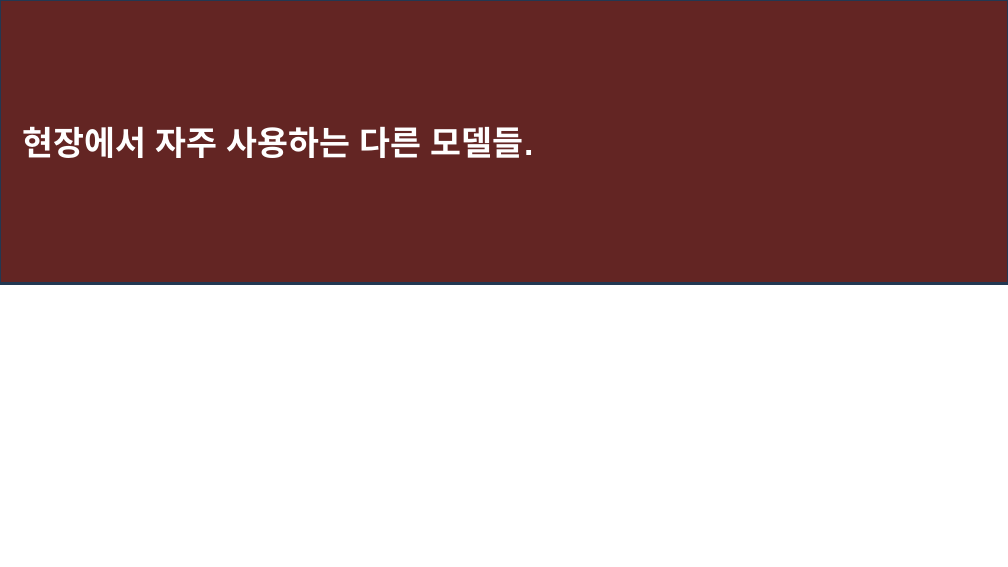
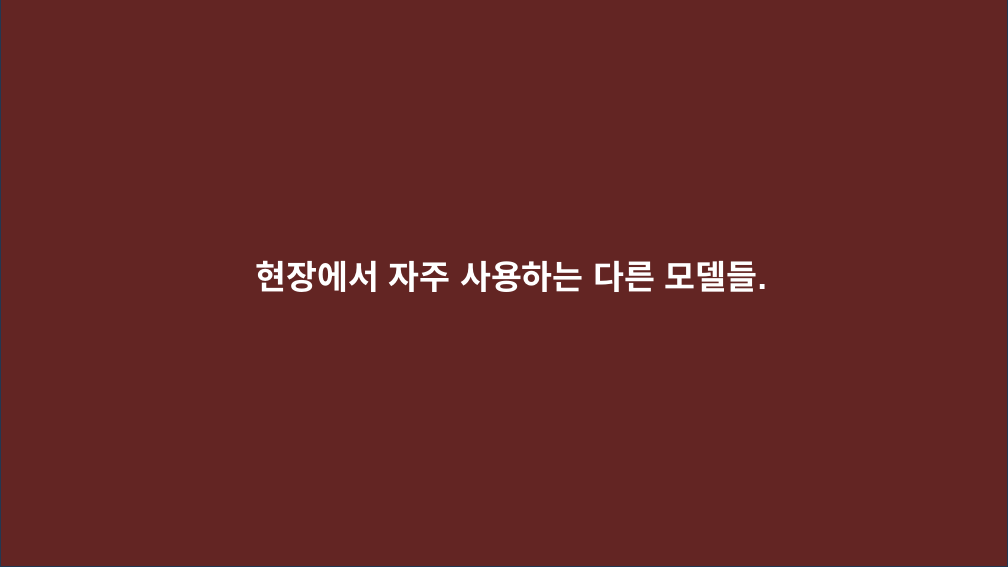
Before and after one commit to heartcom/Linux-Program, a slide deck: slide 94 of 강의자료_머신러닝_인공지능(2606).pptx (slide 93 before the commit). Drawn at 1008x567 pixels with LibreOffice and Linux fonts; fonts in the diff are those of the drawing. Boxes give left, top, right and bottom in pixels: in the first picture for what was removed or moved away, otherwise in the second. Text is boxed around its words. In the diff, an @@ line names an element or a change of style, - is before the commit and + after.

```diff
--- a/강의자료_머신러닝_인공지능(2606).pptx
+++ b/강의자료_머신러닝_인공지능(2606).pptx
@@ rectangle "현장에서 자주 사용하는 다른 모델들.": place and size @@
-rectangle "현장에서 자주 사용하는 다른 모델들." at box(0, 0, 1008, 284)
+rectangle "현장에서 자주 사용하는 다른 모델들." at box(0, 0, 1008, 567)
@@ rectangle "현장에서 자주 사용하는 다른 모델들." at box(0, 0, 1008, 567): alignment left to centre @@
```
Also in this commit, not shown: 11 other slides changed, 51 slides added.
